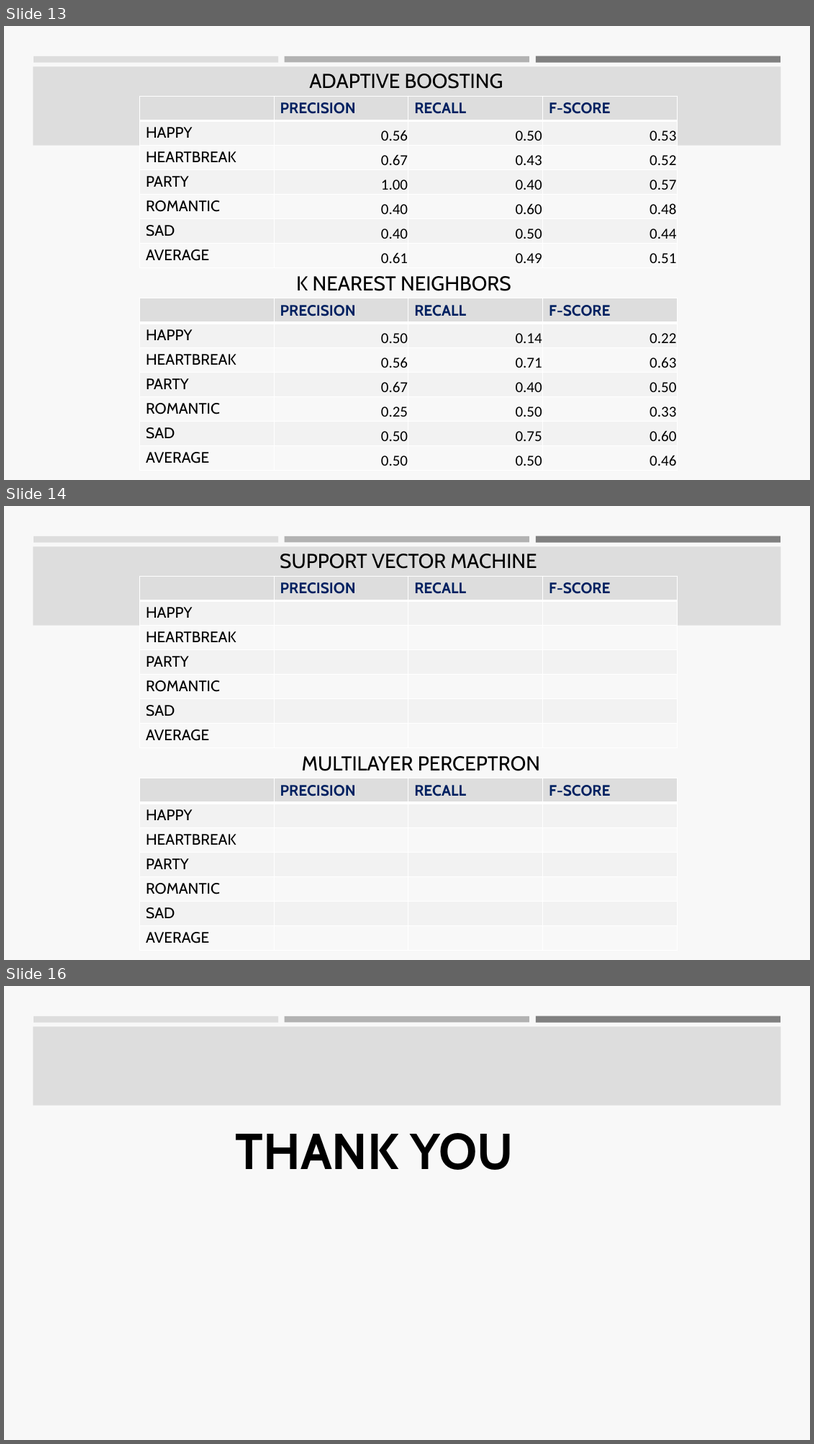
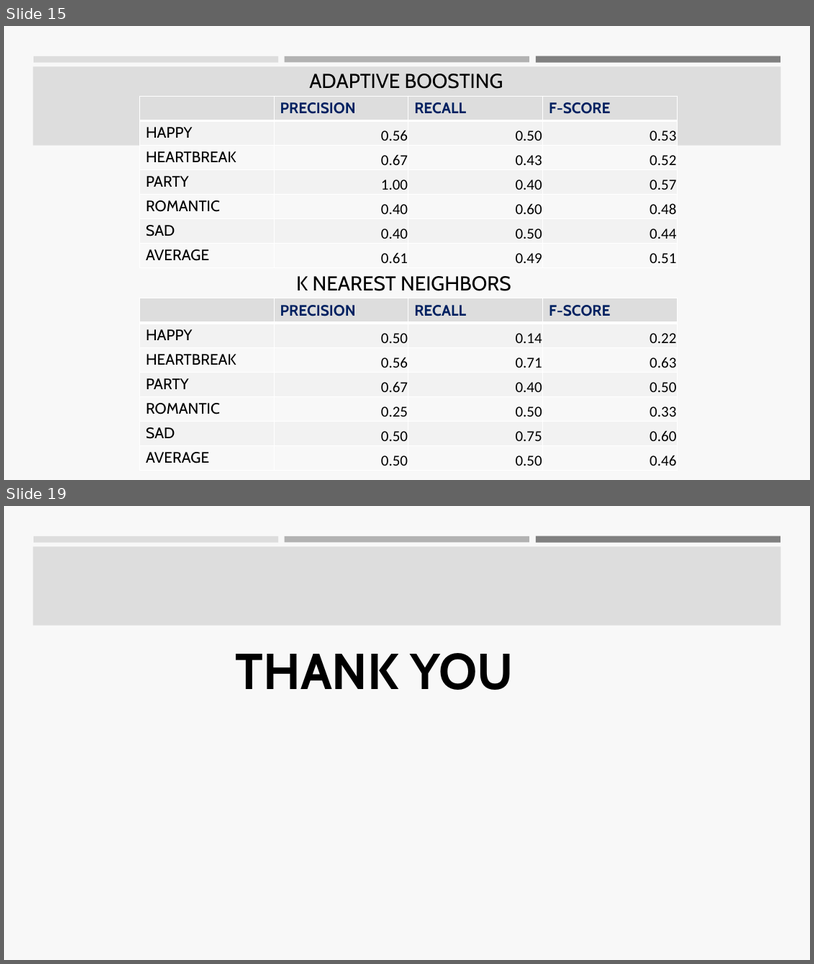
Before and after one commit to SnehalAdsule/CSCI544_Lyrics-Sentimental-Analysis-and-Mood-Classification, a slide deck: nlpproject.pptx. Shown one above the other, each under a label of ours: slides 13, 14 and 16 before the commit, slides 15 and 19 after it; the slides between them are not shown. The pictures are 814x1444 and 814x964 pixels, drawn with LibreOffice and Linux fonts; fonts in the diff are those of the drawing. Boxes give left, top, right and bottom in pixels: in the first picture for what was removed or moved away, otherwise in the second. Text is boxed around its words. In the diff, an @@ line names an element or a change of style, - is before the commit and + after.

```diff
--- a/nlpproject.pptx
+++ b/nlpproject.pptx
@@ slide 14 removed at (4, 506, 810, 960), background #F8F8F8; not listed: 4 template elements that a slide beside it also shows @@
@@ text removed at (280, 554, 538, 569) @@
-SUPPORT VECTOR MACHINE
@@ table removed at (140, 576, 677, 748), 7 rows, 4 columns @@
- | PRECISION | RECALL | F-SCORE
-HAPPY |  |  | 
-HEARTBREAK |  |  | 
-PARTY |  |  | 
-ROMANTIC |  |  | 
-SAD |  |  | 
-AVERAGE |  |  | 
@@ text removed at (302, 756, 540, 771) @@
-MULTILAYER PERCEPTRON
@@ table removed at (140, 778, 677, 950), 7 rows, 4 columns @@
- | PRECISION | RECALL | F-SCORE
-HAPPY |  |  | 
-HEARTBREAK |  |  | 
-PARTY |  |  | 
-ROMANTIC |  |  | 
-SAD |  |  | 
-AVERAGE |  |  | 
@@ what was slide 13 is now slide 15 @@
@@ what was slide 16 is now slide 19 @@
```
Also in this commit, not shown: 7 slides changed, 4 slides added.
